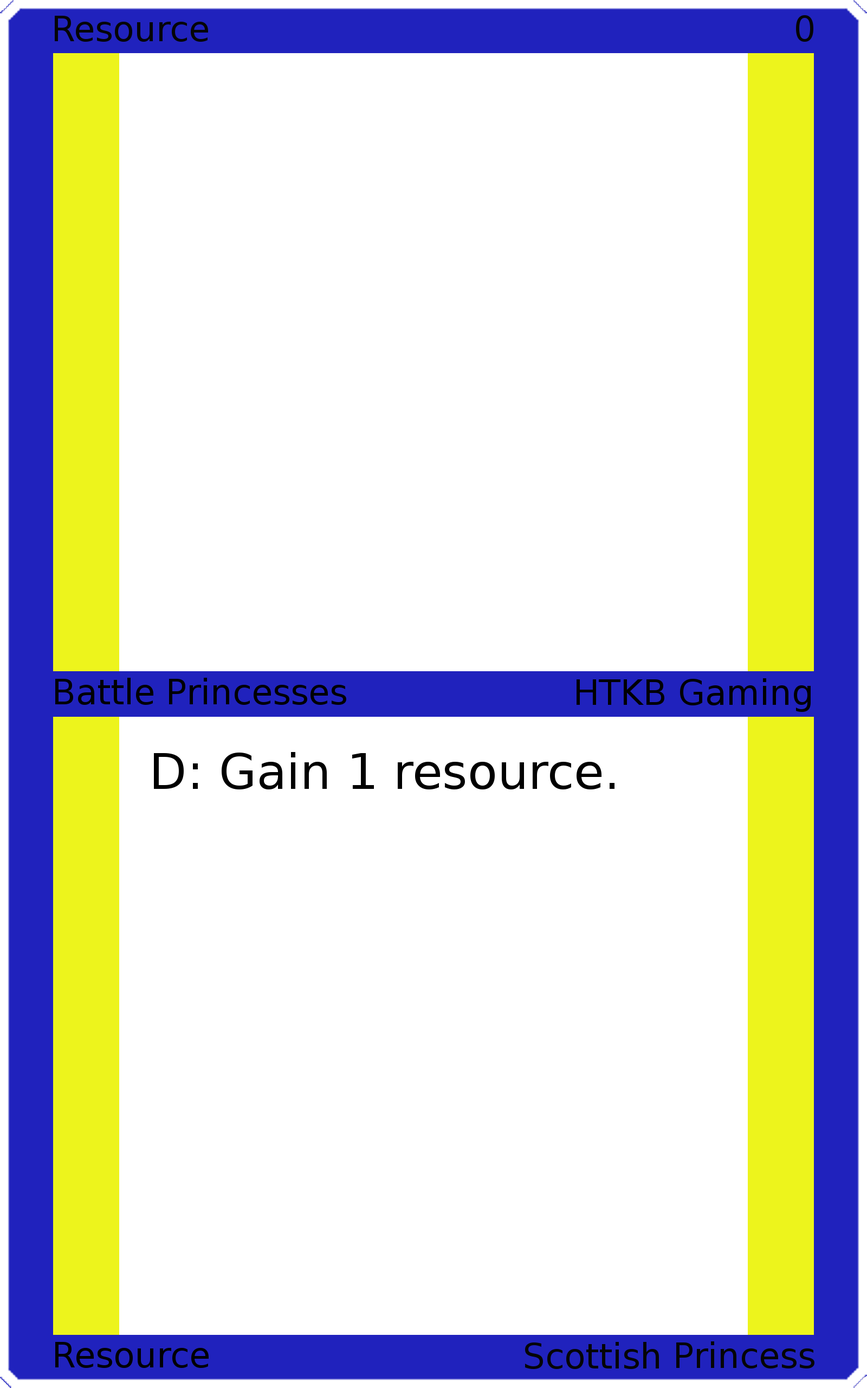
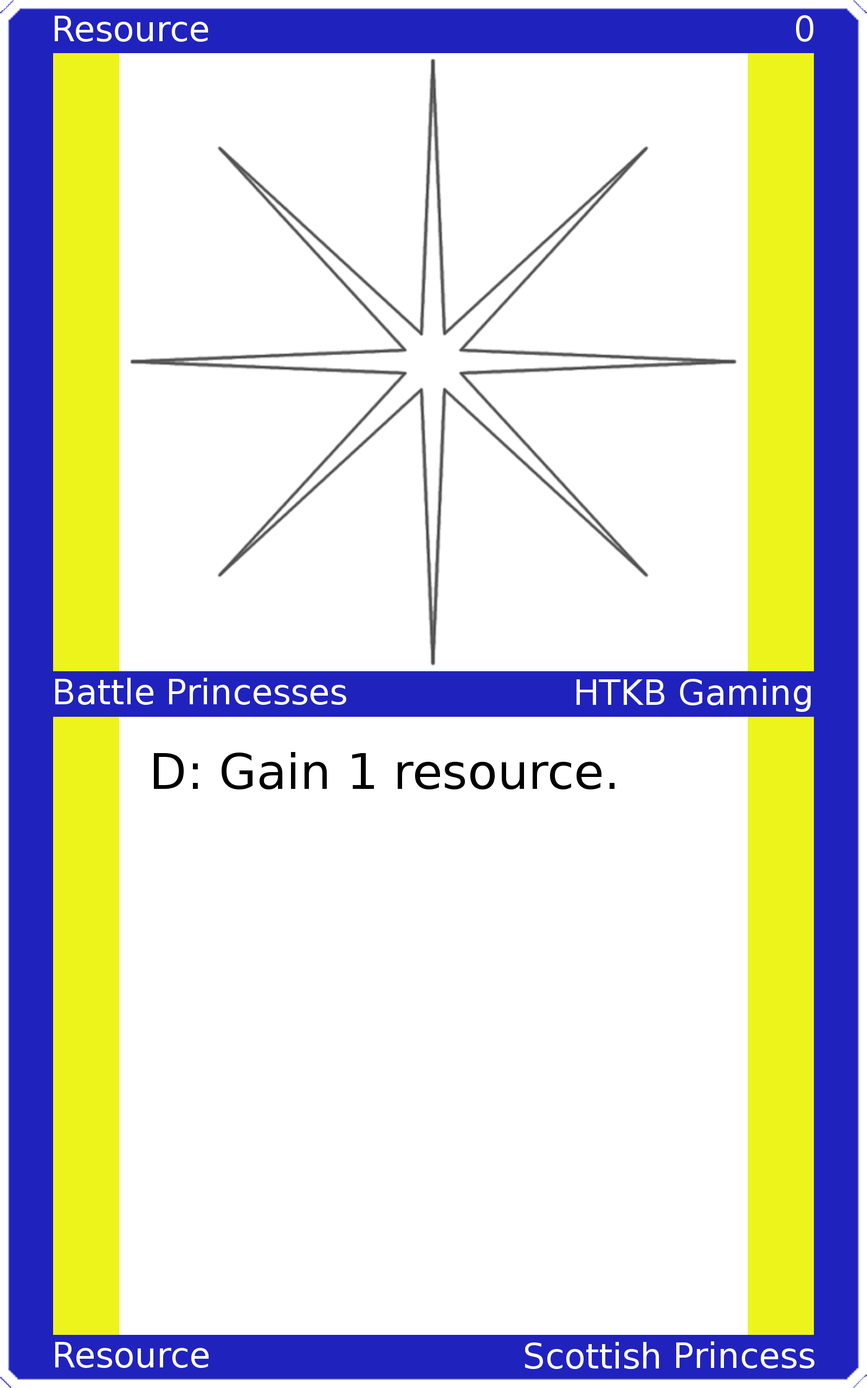
Comparing the layer stacks of the two 867×1388 images. Changes:
painted on "Upper Left" over [54, 15, 209, 42]
painted on "Upper Right" over [796, 15, 814, 42]
painted on "Mid Left" over [55, 677, 347, 705]
painted on "Mid Right" over [576, 678, 811, 712]
painted on "Bottom Left" over [55, 1341, 209, 1368]
painted on "Bottom Right" over [525, 1340, 815, 1369]
added layer "Art" above "Top Background" over [129, 57, 738, 666]
